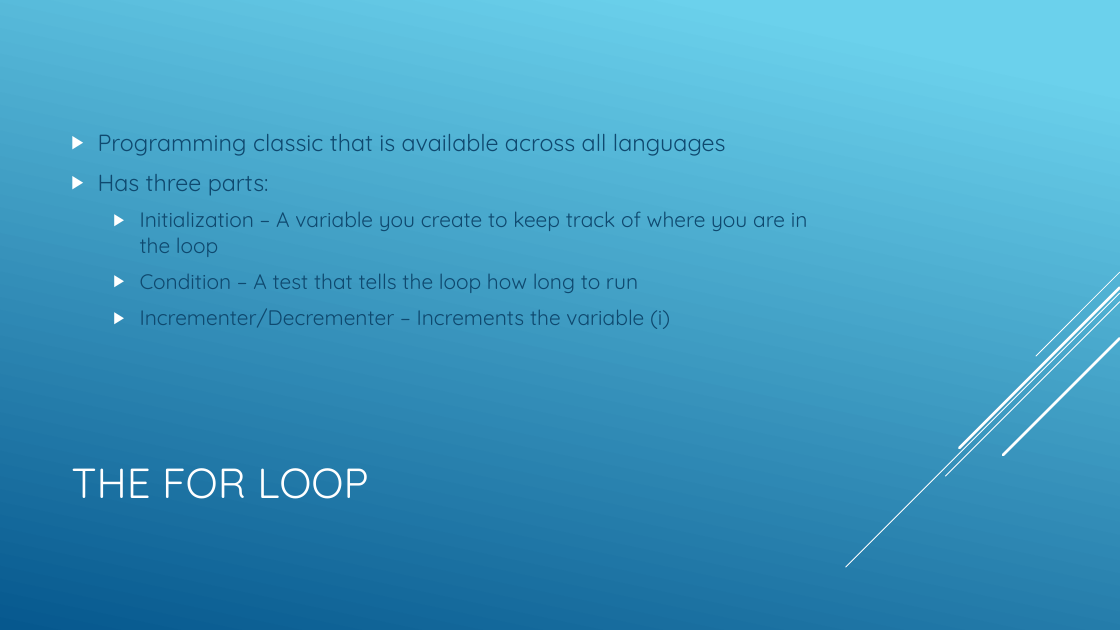
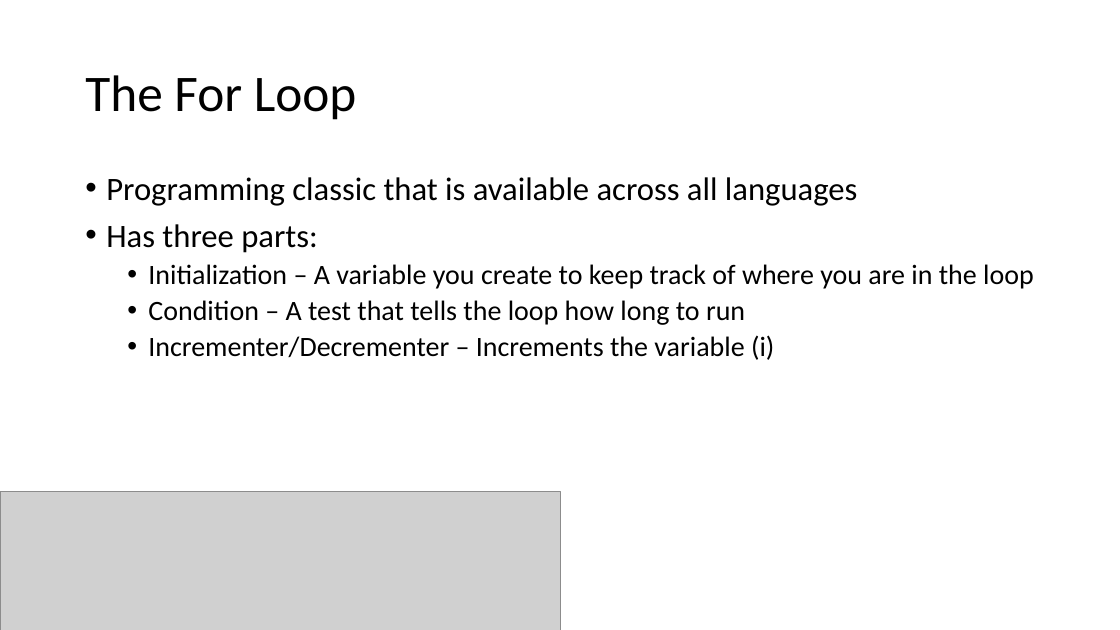
Before and after one commit to YWCANWIL-TechLab/module6-exercises-day1-YaminahAlanis, a slide deck: slide 20 of slides/Module 6 - Logic, Conditions, and Loops.pptx. Drawn at 1120x630 pixels with LibreOffice and Linux fonts; fonts in the diff are those of the drawing; grey boxes stand for pictures. Boxes give left, top, right and bottom in pixels: in the first picture for what was removed or moved away, otherwise in the second. Text is boxed around its words. In the diff, an @@ line names an element or a change of style, - is before the commit and + after.

```diff
--- a/slides/Module 6 - Logic, Conditions, and Loops.pptx
+++ b/slides/Module 6 - Logic, Conditions, and Loops.pptx
@@ background gradient #6ED2EB to #06588E to #FFFFFF @@
@@ title at (85,75,357,120): text changed; size 36 to 44 pt; font Quicksand to Calibri; text colour #FFFFFF to #000000 @@
-THE FOR LOOP
+The For Loop
@@ text "Programming classic that is available ...": place and size @@
-text "Programming classic that is available ..." at (98,134,808,329)
+text "Programming classic that is available ..." at (106,177,1034,360)
@@ text "Programming classic that is available ..." at (106,177,1034,360): size 20 to 28 pt in "Programming classic that is available across all ...", "Has three parts:"; font Quicksand to Calibri, text colour #0F496F to #000000; size 18 to 24 pt in "Initialization – A variable you create to ...", "Condition – A test that tells the ...", "Incrementer/Decrementer – Increments the variable (i)"; bullet ▶ to •; line spacing 1 to 0.9; less space between paragraphs; vertical alignment middle to top @@
@@ group removed at (846,272,1120,567): 5 lines @@
@@ picture added at (0,492,560,630) @@
```
Also in this commit, not shown: 37 other slides changed, 6 other files.
